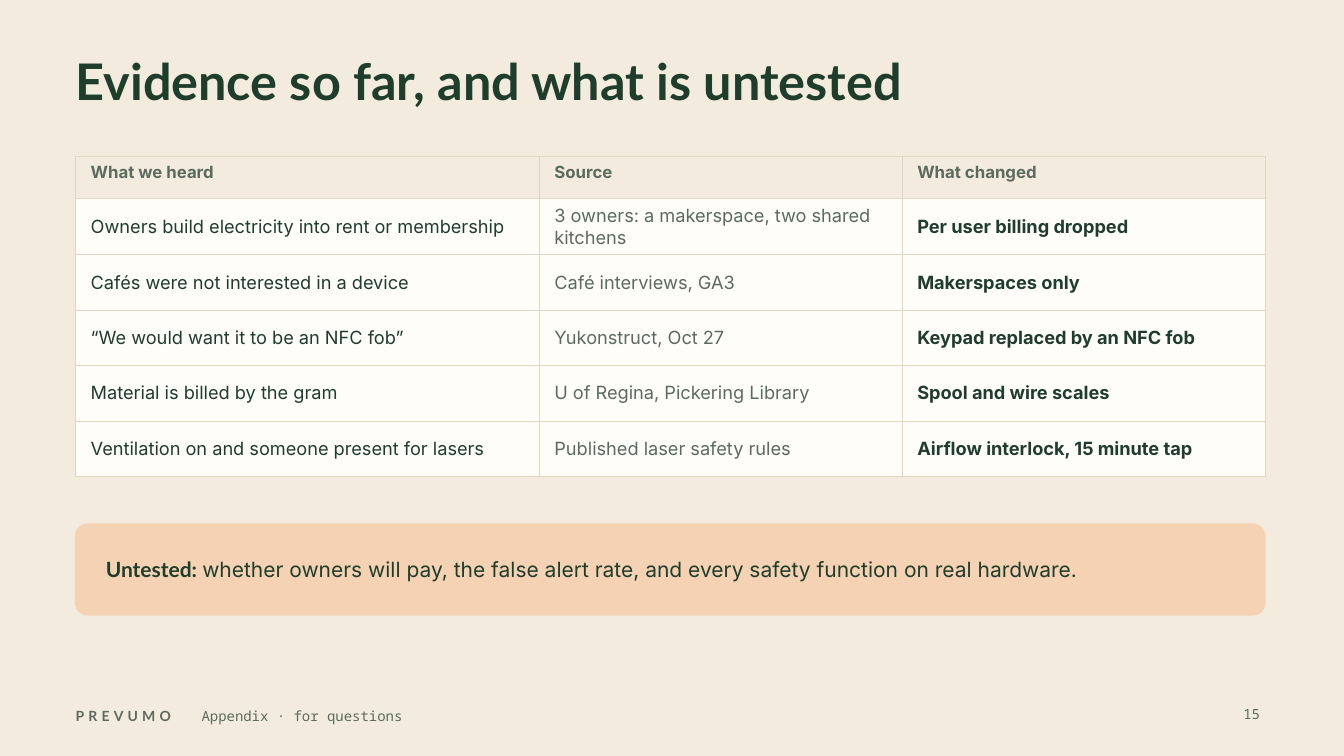
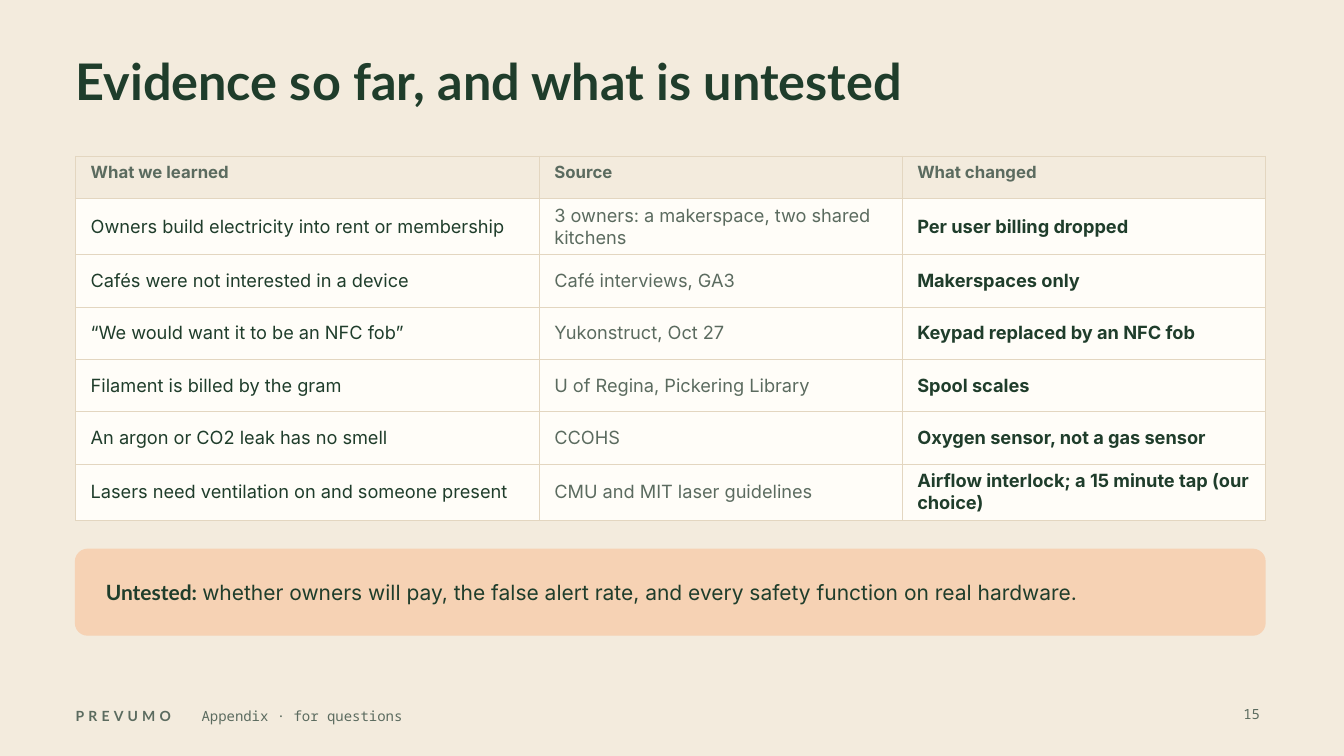
Before and after one commit to WAHB22/wahbs-world, a slide deck: slide 15 of prevumo/deliverables/final/PREVUMO-final.pptx. Drawn at 1344x756 pixels with LibreOffice and Linux fonts; fonts in the diff are those of the drawing. Boxes give left, top, right and bottom in pixels: in the first picture for what was removed or moved away, otherwise in the second. Text is boxed around its words. In the diff, an @@ line names an element or a change of style, - is before the commit and + after.

```diff
--- a/prevumo/deliverables/final/PREVUMO-final.pptx
+++ b/prevumo/deliverables/final/PREVUMO-final.pptx
@@ table at [76, 156, 1265, 516] @@
-row 1, column 1: What we heard
+row 1, column 1: What we learned
-row 5: Material is billed by the gram | U of Regina, Pickering Library | Spool and wire scales
-row 6: Ventilation on and someone present for lasers | Published laser safety rules | Airflow interlock, 15 minute tap
+row 5: Filament is billed by the gram | U of Regina, Pickering Library | Spool scales
+row 6: An argon or CO2 leak has no smell | CCOHS | Oxygen sensor, not a gas sensor
+row 7: Lasers need ventilation on and someone present | CMU and MIT laser guidelines | Airflow interlock; a 15 minute tap (our choice)
@@ rounded rectangle: place and size @@
-rounded rectangle at [76, 524, 1265, 615]
+rounded rectangle at [76, 549, 1265, 635]
@@ rounded rectangle at [76, 549, 1265, 635]: proportions changed @@
@@ text "Untested: whether owners will pay, ...": place and size @@
-text "Untested: whether owners will pay, ..." at [106, 561, 1077, 582]
+text "Untested: whether owners will pay, ..." at [106, 584, 1077, 605]
```
Also in this commit, not shown: 9 other slides changed, 11 other files.
